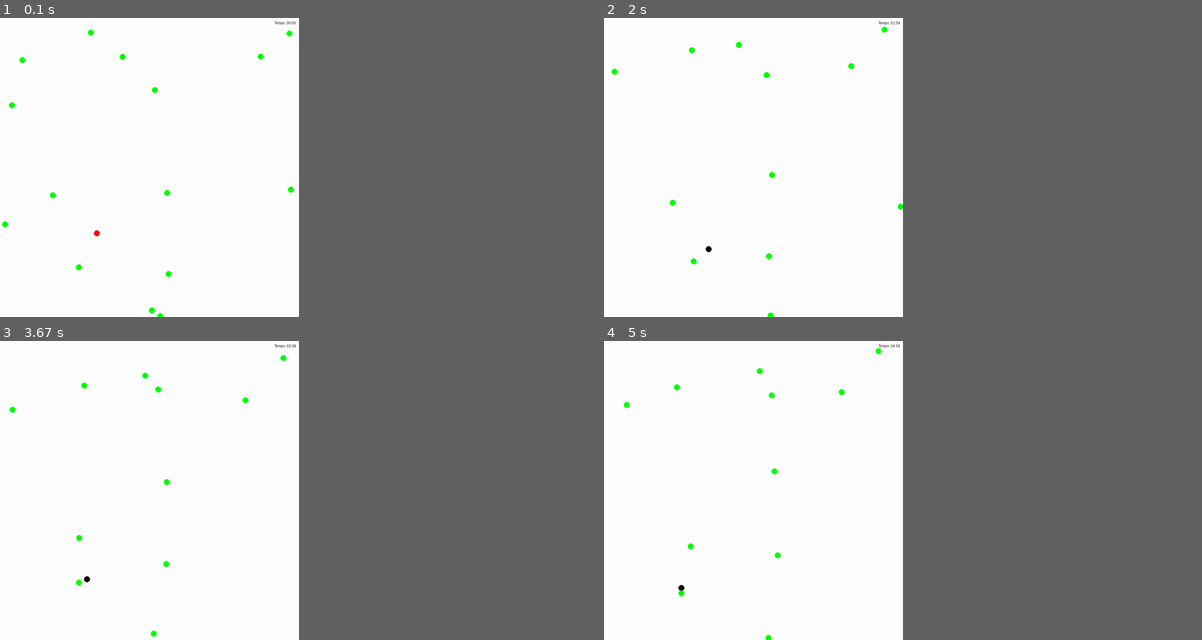
Above: before the commit, frames 1-4 (two rows, left to right).
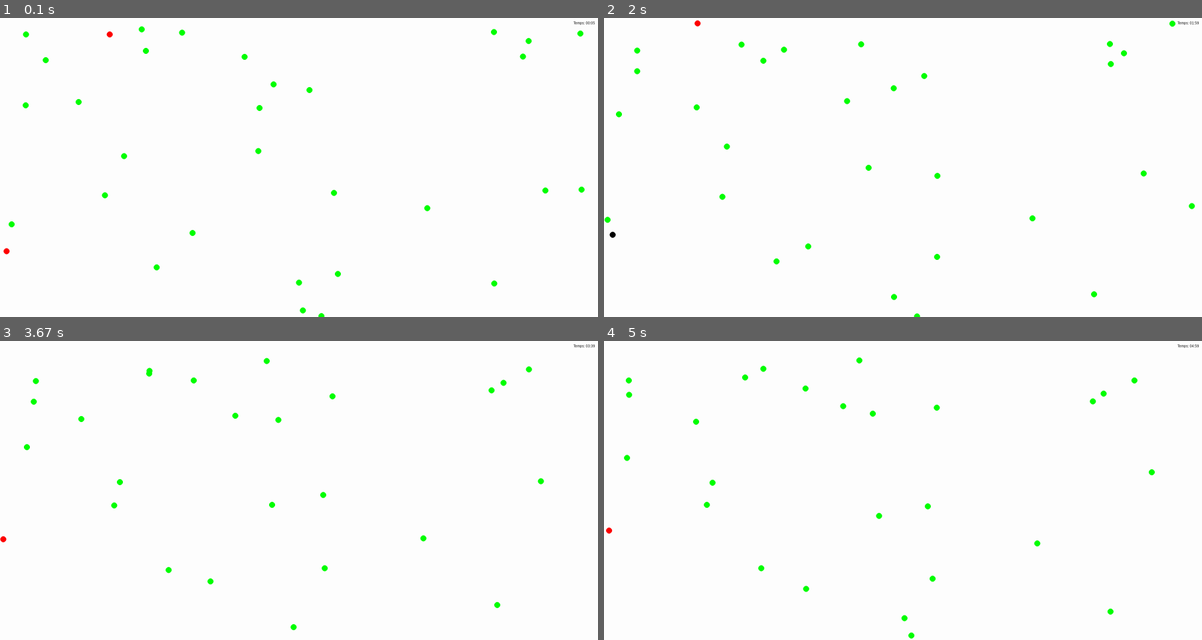
Above: after the commit, the same moments.

Repository: Florian-DELRIEU/IA-PreyPredators
Game: pygame game, started from main.py
Same seed, same stepped clock (60 frames per second), same inputs: the game is played once before the commit and once after it.
Inputs:
- Up to frame 1 (0.1 s): no input
- Up to frame 2 (2 s): tap Space at 0.33, 0.73, 1.03, 1.23, 1.57, 1.87 s
- Up to frame 3 (3.67 s): tap Space at 2.07, 2.37, 2.63, 2.97, 3.27, 3.4 s
- Up to frame 4 (5 s): tap Space at 3.8, 4.1, 4.47, 4.87 s
In our replay, the window is 450x450 before the commit and 900x450 after it. These sizes can differ from the game's own. Grey fills any space a smaller window leaves; there, only what the larger window draws over its background counts as a difference.

The runs differ from the first frame. In frame 1, 0.9% of the frame differs, in the area x 0-100%, y 1-100%; in frame 2, 0.8%; in frame 3, 0.7%; in frame 4, 0.8%.

Commit message:
[v1.1] - little fix

Diff:
--- a/classes.py
+++ b/classes.py
@@ -87,7 +87,7 @@
         if self in Preys        : Preys.__delitem__(Preys.index(self))
 
     def split(self):
-        blob(self.x,self.y,None,self.is_predator,color=blob.color,speed=blob.speed,detect_range=100)
+        blob(self.x,self.y,None,self.is_predator,color=self.color,speed=self.speed,detect_range=100)
         self.energy -= self.split_cost
 
     def bite(self,target):
--- a/main.py
+++ b/main.py
@@ -5,8 +5,8 @@
 from classes import blob,Preys,Predators
 
 # Blobs
-for _ in range (15): blob(None,None,None,False,color=GREEN)
-for _ in range (1): blob(None,None,None,True,color=RED,speed=1.2)
+for _ in range (30): blob(None,None,None,False,color=GREEN)
+for _ in range (2): blob(None,None,None,True,color=RED,speed=1.2)
 
 selected_blob = None
 # Boucle principale
--- a/pygame_init.py
+++ b/pygame_init.py
@@ -6,7 +6,7 @@
 font = pygame.font.SysFont("Arial",12)
 
 # Configuration de la fenêtre
-width, height = 1000*1, 1000*1
+width, height = 2000*1, 1000*1
 window = pygame.display.set_mode((width, height))
 pygame.display.set_caption("Simulation Proie-Prédateur")
 
